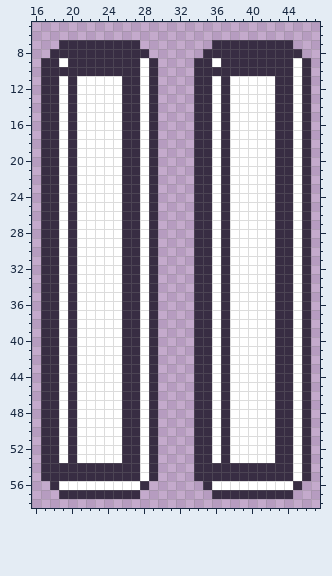
Edited in one commit: pixel-art sprite (Assets/Sprites/PauseIconPaused.png). That is the earlier state.
The file is 64x64 pixels. Shown: x 16..47, y 5..58.
The result:
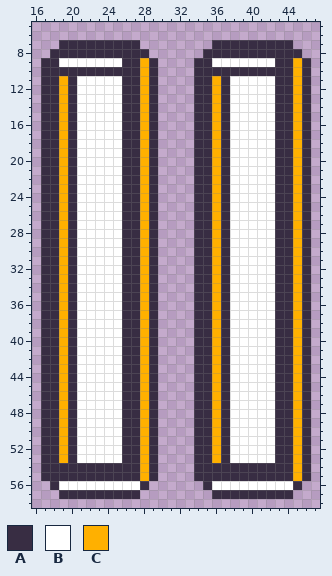
Palette (. is transparent): A #382d43  B #ffffff  C #ffb000
The exact change:
Changed rows in their new state; - is an unchanged pixel.
first column x 19:
 9 -BBBBBB--C--------BBBBBB--C
10 ---------C----------------C
11 C--------C-------C--------C
12 C--------C-------C--------C
13 C--------C-------C--------C
14 C--------C-------C--------C
15 C--------C-------C--------C
16 C--------C-------C--------C
17 C--------C-------C--------C
18 C--------C-------C--------C
19 C--------C-------C--------C
20 C--------C-------C--------C
21 C--------C-------C--------C
22 C--------C-------C--------C
23 C--------C-------C--------C
24 C--------C-------C--------C
25 C--------C-------C--------C
26 C--------C-------C--------C
27 C--------C-------C--------C
28 C--------C-------C--------C
29 C--------C-------C--------C
30 C--------C-------C--------C
31 C--------C-------C--------C
32 C--------C-------C--------C
33 C--------C-------C--------C
34 C--------C-------C--------C
35 C--------C-------C--------C
36 C--------C-------C--------C
37 C--------C-------C--------C
38 C--------C-------C--------C
39 C--------C-------C--------C
40 C--------C-------C--------C
41 C--------C-------C--------C
42 C--------C-------C--------C
43 C--------C-------C--------C
44 C--------C-------C--------C
45 C--------C-------C--------C
46 C--------C-------C--------C
47 C--------C-------C--------C
48 C--------C-------C--------C
49 C--------C-------C--------C
50 C--------C-------C--------C
51 C--------C-------C--------C
52 C--------C-------C--------C
53 C--------C-------C--------C
54 ---------C----------------C
55 ---------C----------------C
